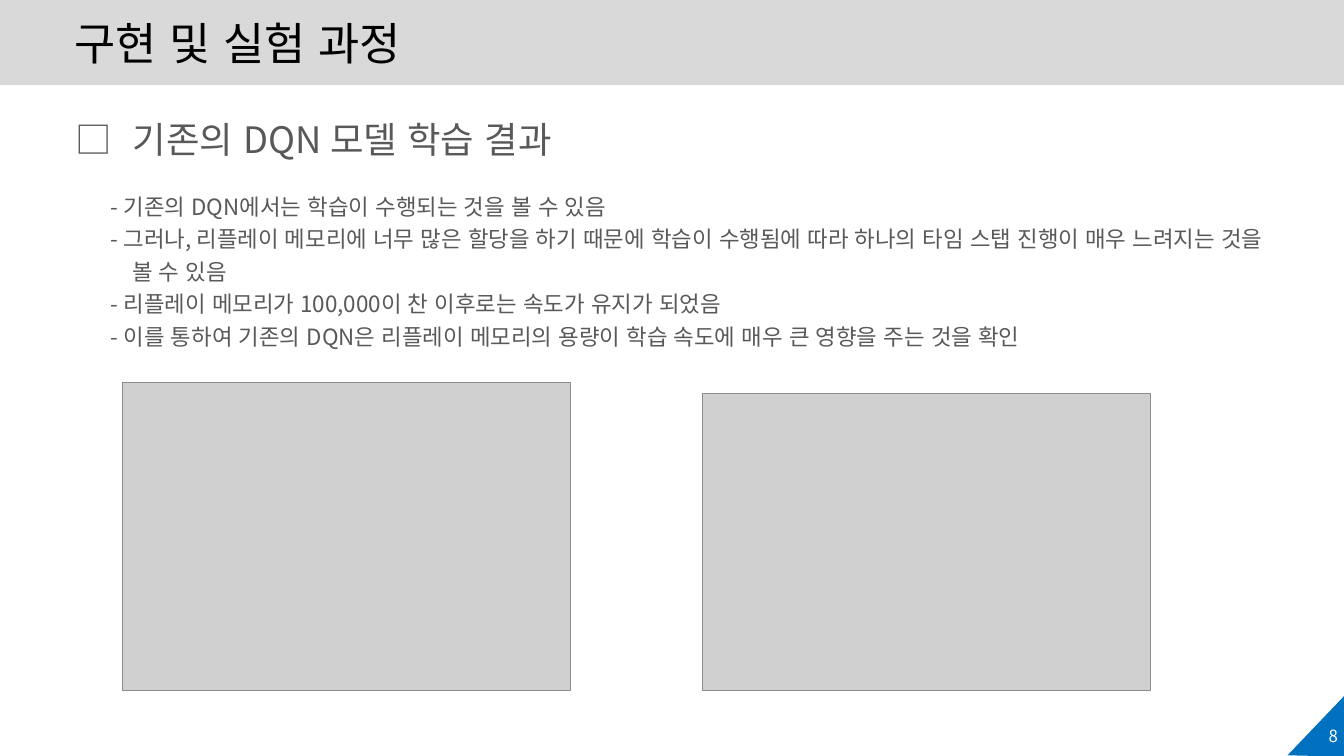
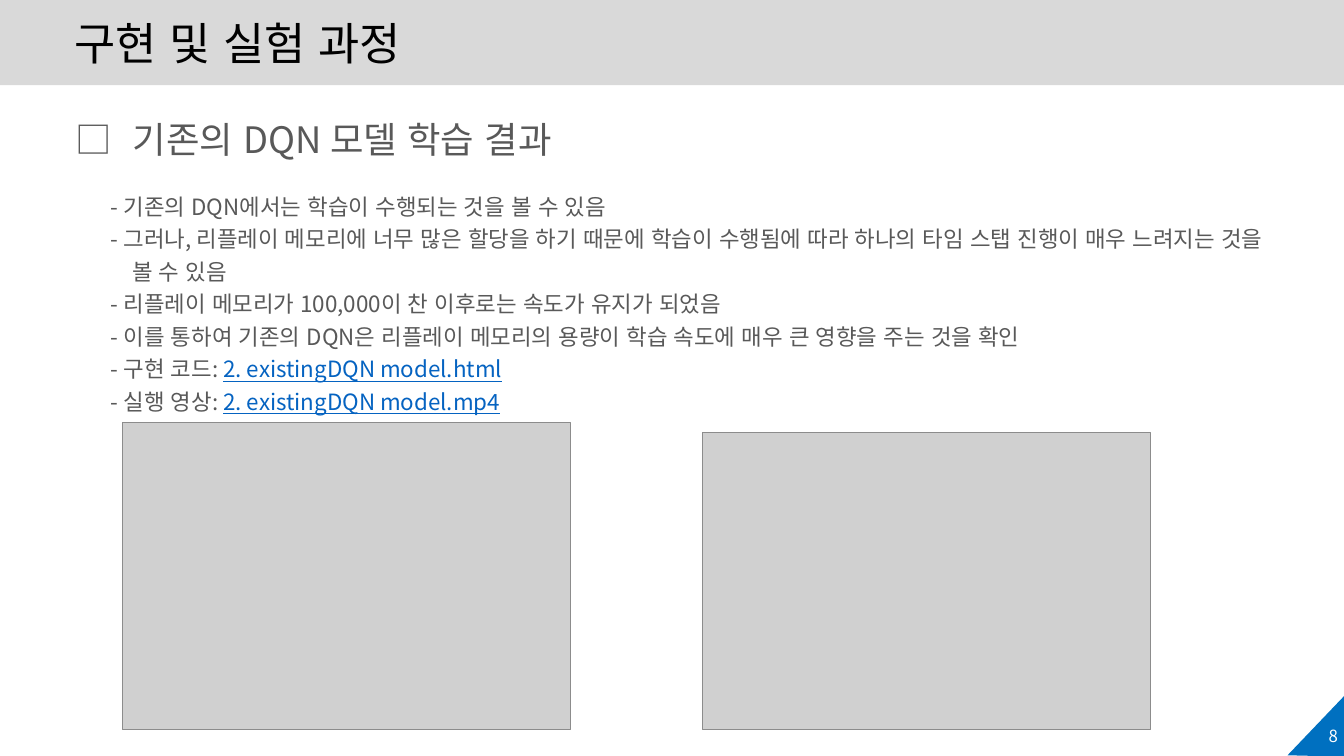
Before and after one commit to KiHyeon-Hong/Improved_DQN_experiments, a slide deck: slide 8 of v1.0-202140090-홍기현-기말 프로젝트.pptx. Drawn at 1344x756 pixels with LibreOffice and Linux fonts; fonts in the diff are those of the drawing; grey boxes stand for pictures; background and template pictures are left out. Boxes give left, top, right and bottom in pixels: in the first picture for what was removed or moved away, otherwise in the second. Text is boxed around its words. In the diff, an @@ line names an element or a change of style, - is before the commit and + after.

```diff
--- a/v1.0-202140090-홍기현-기말 프로젝트.pptx
+++ b/v1.0-202140090-홍기현-기말 프로젝트.pptx
@@ text at <box>124,358,502,415</box>: paragraphs added @@
+- 구현 코드: 2. existingDQN model.html
+- 실행 영상: 2. existingDQN model.mp4
@@ picture: place and size @@
-picture at <box>122,383,571,691</box>
+picture at <box>122,422,571,730</box>
@@ picture: place and size @@
-picture at <box>703,393,1151,691</box>
+picture at <box>703,433,1151,730</box>
```
Also in this commit, not shown: 8 other slides changed.
